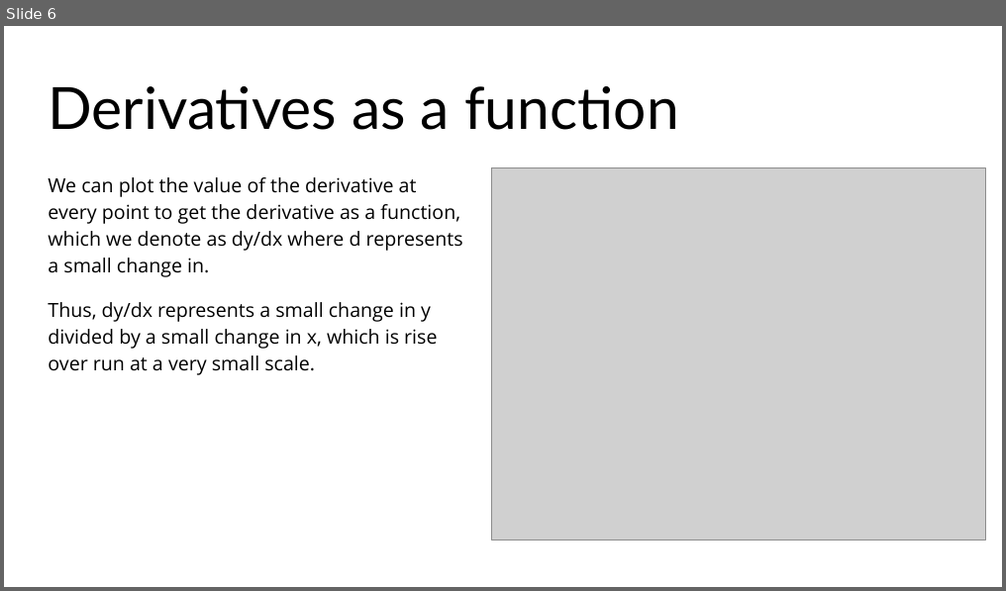
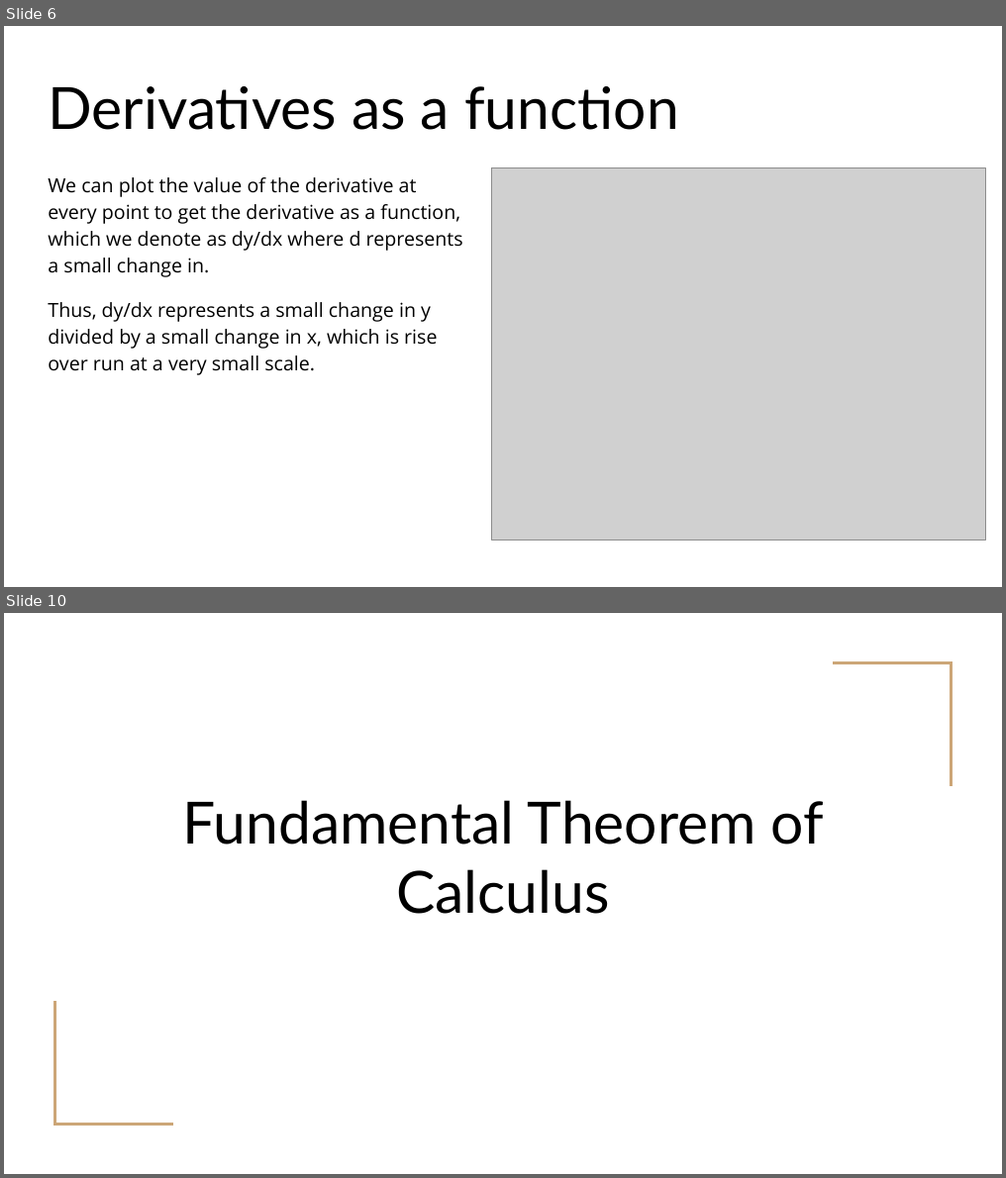
Before and after one commit to Sparks29032/Applied-Math-Website, a slide deck: docs/resources/slides/Survey of Calculus.pptx. Shown one above the other, each under a label of ours: slide 6 before the commit, slides 6 and 10 after it; the slides between them are not shown. The pictures are 1006x591 and 1006x1178 pixels, drawn with LibreOffice and Linux fonts; fonts in the diff are those of the drawing; grey boxes stand for pictures. Boxes give left, top, right and bottom in pixels: in the first picture for what was removed or moved away, otherwise in the second. Text is boxed around its words. In the diff, an @@ line names an element or a change of style, - is before the commit and + after.

Commit message:
Calculus material

```diff
--- a/docs/resources/slides/Survey of Calculus.pptx
+++ b/docs/resources/slides/Survey of Calculus.pptx
@@ slide 10 added at (x1=4, y1=613, x2=1002, y2=1174), background #FFFFFF @@
@@ freeform shape added at (x1=834, y1=663, x2=951, y2=785), outline #CCA677 2.25 pt @@
@@ title added at (x1=183, y1=800, x2=824, y2=914), 42 pt, text #000000 @@
+Fundamental Theorem of Calculus
@@ freeform shape added at (x1=54, y1=1001, x2=172, y2=1124), outline #CCA677 2.25 pt @@
```
Also in this commit, not shown: 2 slides changed, 6 other slides added, 6 slides removed, 2 other files.
